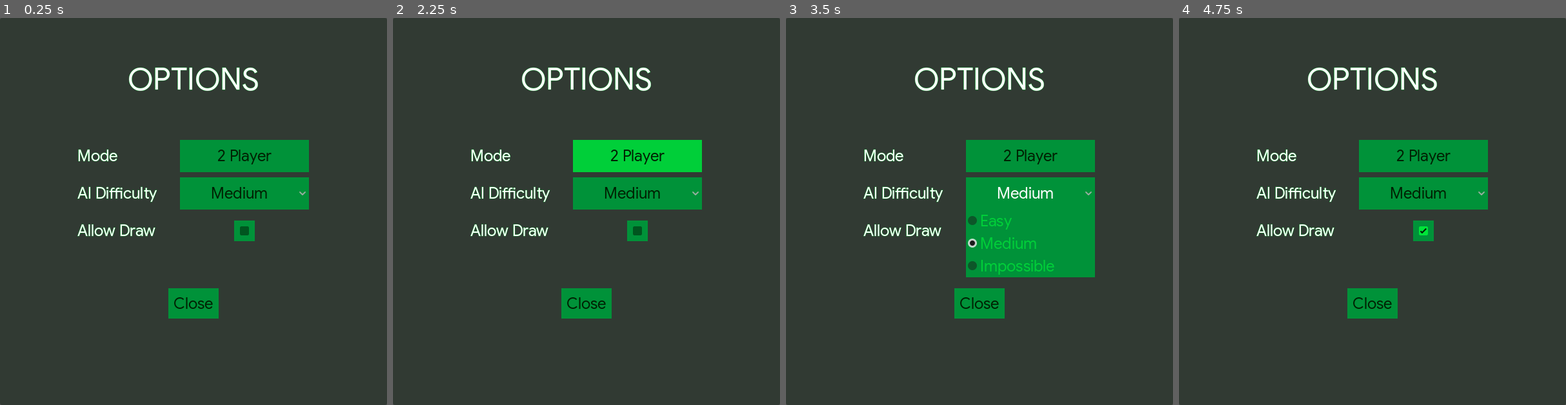
Above: before the commit, frames 1-4 (left to right).
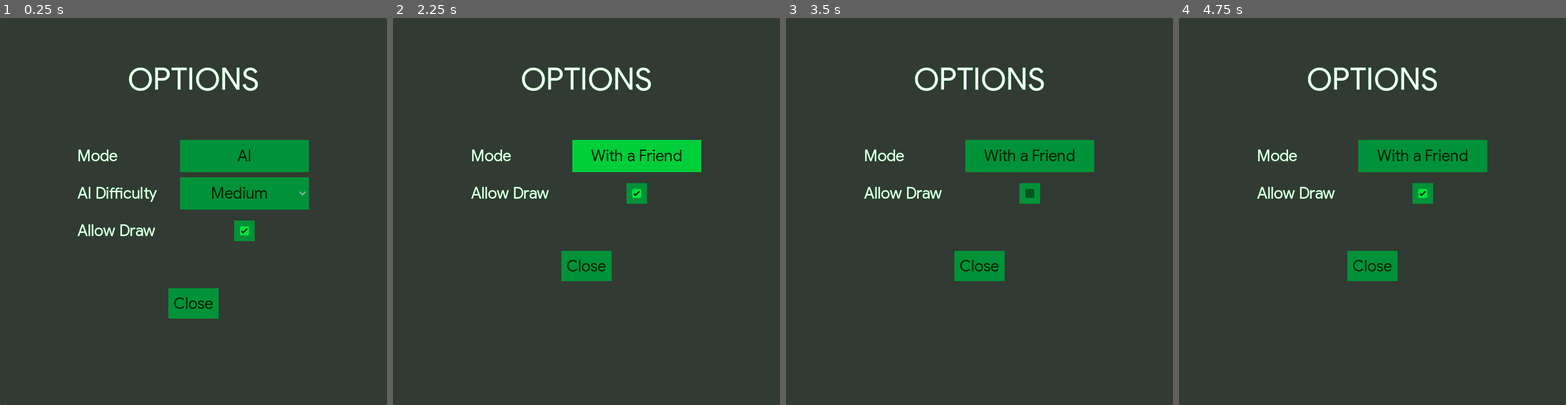
Above: after the commit, the same moments.

Repository: kevincabanilla/tic-tac-toe
Game: Godot game, scene res://scenes/ui/options_menu/options_menu.tscn
Two runs of this game, one before a commit and one after it. Both use one fixed random seed, a clock stepped at 60 frames per second and the inputs below. This scene is started directly instead of the project's main scene.
Inputs (mouse positions are in pixels of both pictures, inside the frame that each line leads up to):
- Up to frame 1 (0.25 s): no input
- Up to frame 2 (2.25 s): click (636, 157) at 0.5 s, where only the run before the commit has a clickable "2 Player"; click (636, 157) at 1.25 s, where only the run after the commit has a clickable "With a Friend"; click (636, 157) at 2 s, where only the run after the commit has a clickable "AI"
- Up to frame 3 (3.5 s): click (1029, 192) at 2.75 s, where only the run before the commit has a clickable "Medium"
- Up to frame 4 (4.75 s): click (1422, 192) at 3.52 s; click (1422, 230) at 4.27 s

The runs differ from the first frame. In frame 1, 0.2% of the frame differs, in the area x 56-71%, y 34-57%; in frame 2, 6.1%; in frame 3, 10%, in the area x 20-80%, y 31-78%; in frame 4, 6.1%.

Commit message:
implement saving and loading of game options

Diff:
--- a/scenes/autoload/game_data/game_data.gd
+++ b/scenes/autoload/game_data/game_data.gd
@@ -1,9 +1,41 @@
 extends Node
+
+const SAVE_FILE_PATH = "user://game.save"
+
+var mode := Enums.Mode.AI
+var difficulty := Enums.Difficulty.Medium
+var allow_draw := true
 
 var player_x_score := 0
 var player_o_score := 0
 
 signal player_score_updated(player: Enums.Player, new_score: int)
+
+func _ready() -> void:
+	load_data()
+
+
+func load_data() -> void:
+
+	if (!FileAccess.file_exists(SAVE_FILE_PATH)):
+		return
+
+	var file = FileAccess.open(SAVE_FILE_PATH, FileAccess.READ)
+	var save_data := file.get_var() as Dictionary
+	mode = save_data["mode"]
+	difficulty = save_data["difficulty"]
+	allow_draw = save_data["allow_draw"]
+
+
+func save_data() -> void:
+	var save_data := {
+		"mode": mode,
+		"difficulty": difficulty,
+		"allow_draw": allow_draw
+	}
+	var file = FileAccess.open(SAVE_FILE_PATH, FileAccess.WRITE)
+	file.store_var(save_data)
+
 
 func add_score(player: Enums.Player) -> void:
 	var new_score := 0
--- a/scenes/main/main.gd
+++ b/scenes/main/main.gd
@@ -44,7 +44,8 @@
 func _on_end_screen_restart() -> void:
 	game_manager.initialize()
 	game_ui.restart()
-	game_ui.ai_make_move()
+	if (GameData.mode == Enums.Mode.AI):
+		game_ui.ai_make_move()
 
 
 func _on_game_events_open_options_menu() -> void:
--- a/scenes/ui/game_ui/game_ui.gd
+++ b/scenes/ui/game_ui/game_ui.gd
@@ -80,7 +80,6 @@
 
 func display_cross_line() -> void:
 	var result_index := game_manager.get_result_index().split("|")
-	print(result_index)
 	if result_index.size() != 2:
 		return
 
@@ -107,7 +106,8 @@
 	btn.play_animation()
 	btn.disabled = true
 	change_player(game_manager.make_move(row, col))
-	ai_make_move()
+	if (GameData.mode == Enums.Mode.AI):
+		ai_make_move()
 
 
 
--- a/scenes/ui/options_menu/options_menu.gd
+++ b/scenes/ui/options_menu/options_menu.gd
@@ -2,13 +2,62 @@
 
 signal close
 
+@onready var mode_button: Button = %ModeButton
+@onready var difficulty_option_button: OptionButton = %DifficultyOptionButton
+@onready var allow_draw_check_box: CheckBox = %AllowDrawCheckBox
 @onready var close_button: Button = %CloseButton
+@onready var difficulty_label: Label = %DifficultyLabel
 
 
 func _ready() -> void:
+	initialize_options()
 	close_button.pressed.connect(_on_close_button_pressed)
+	mode_button.pressed.connect(_mode_button_on_pressed)
+	difficulty_option_button.item_selected.connect(_on_difficulty_option_button_item_selected)
+	allow_draw_check_box.toggled.connect(_on_allow_draw_check_box_toggled)
+
+
+func initialize_options() -> void:
+	for key in Enums.Difficulty.keys():
+		difficulty_option_button.add_item(key, Enums.Difficulty[key])
+	match GameData.mode:
+		Enums.Mode.AI:
+			mode_button.text = "AI"
+		Enums.Mode.TwoPlayer:
+			mode_button.text = "With a Friend"
+	difficulty_option_button.selected = Enums.Difficulty.values().find(GameData.difficulty)
+	allow_draw_check_box.button_pressed = GameData.allow_draw
+	update_difficulty_visibility()
+
+
+func update_difficulty_visibility() -> void:
+	var show_difficulty := GameData.mode == Enums.Mode.AI
+	difficulty_label.visible = show_difficulty
+	difficulty_option_button.visible = show_difficulty
+
+
+
+func _mode_button_on_pressed() -> void:
+	match GameData.mode:
+		Enums.Mode.AI:
+			mode_button.text = "With a Friend"
+			GameData.mode = Enums.Mode.TwoPlayer
+		Enums.Mode.TwoPlayer:
+			mode_button.text = "AI"
+			GameData.mode = Enums.Mode.AI
+	update_difficulty_visibility()
+
+
+func _on_difficulty_option_button_item_selected(index: int) -> void:
+	var selected_item = Enums.Difficulty.values()[index] as Enums.Difficulty
+	GameData.difficulty = selected_item
+
+
+func _on_allow_draw_check_box_toggled(toggled_on: bool) -> void:
+	GameData.allow_draw = toggled_on
 
 
 func _on_close_button_pressed() -> void:
+	GameData.save_data()
 	close.emit()
 	queue_free()
--- a/scenes/ui/options_menu/options_menu.tscn
+++ b/scenes/ui/options_menu/options_menu.tscn
@@ -48,31 +48,26 @@
 text = "Mode"
 vertical_alignment = 1
 
-[node name="Button" type="Button" parent="MarginContainer/VBoxContainer/GridContainer" unique_id=164689854]
+[node name="ModeButton" type="Button" parent="MarginContainer/VBoxContainer/GridContainer" unique_id=164689854]
+unique_name_in_owner = true
 custom_minimum_size = Vector2(200, 0)
 layout_mode = 2
 size_flags_horizontal = 3
 theme_override_font_sizes/font_size = 24
 text = "2 Player"
 
-[node name="Label2" type="Label" parent="MarginContainer/VBoxContainer/GridContainer" unique_id=1409272748]
+[node name="DifficultyLabel" type="Label" parent="MarginContainer/VBoxContainer/GridContainer" unique_id=1409272748]
+unique_name_in_owner = true
 custom_minimum_size = Vector2(0, 50)
 layout_mode = 2
 theme_override_font_sizes/font_size = 24
 text = "AI Difficulty"
 vertical_alignment = 1
 
-[node name="OptionButton" type="OptionButton" parent="MarginContainer/VBoxContainer/GridContainer" unique_id=802530199]
+[node name="DifficultyOptionButton" type="OptionButton" parent="MarginContainer/VBoxContainer/GridContainer" unique_id=802530199]
+unique_name_in_owner = true
 layout_mode = 2
 alignment = 1
-selected = 1
-item_count = 3
-popup/item_0/text = "Easy"
-popup/item_0/id = 0
-popup/item_1/text = "Medium"
-popup/item_1/id = 1
-popup/item_2/text = "Impossible"
-popup/item_2/id = 2
 
 [node name="Label3" type="Label" parent="MarginContainer/VBoxContainer/GridContainer" unique_id=1621942812]
 custom_minimum_size = Vector2(0, 50)
@@ -81,7 +76,8 @@
 text = "Allow Draw"
 vertical_alignment = 1
 
-[node name="CheckBox" type="CheckBox" parent="MarginContainer/VBoxContainer/GridContainer" unique_id=1049896635]
+[node name="AllowDrawCheckBox" type="CheckBox" parent="MarginContainer/VBoxContainer/GridContainer" unique_id=1049896635]
+unique_name_in_owner = true
 layout_mode = 2
 size_flags_horizontal = 4
 size_flags_vertical = 4
--- a/scripts/game_ai.gd
+++ b/scripts/game_ai.gd
@@ -1,6 +1,5 @@
 extends Node
 
-var difficulty := Enums.Difficulty.Easy
 var win_combinations := [
 		[0,1,2], # top row
 		[3,4,5], # middle row
@@ -13,7 +12,7 @@
 	]
 
 func make_move(board: Array) -> Dictionary:
-	match difficulty:
+	match GameData.difficulty:
 		Enums.Difficulty.Easy:
 			return _easy_move(board)
 		Enums.Difficulty.Medium:
@@ -26,13 +25,12 @@
 
 func _easy_move(board: Array) -> Dictionary:
 	var empty_cells: Array[Dictionary] = []
-	print(board)
+
 	for row in range(board.size()):
 		for col in range(board[row].size()):
 			if board[row][col] == 0:
 				empty_cells.append({"row": row, "col": col})
 
-	print(empty_cells)
 	if empty_cells.size() > 0:
 		var choice: Dictionary = empty_cells[randi() % empty_cells.size()]
 		return choice
